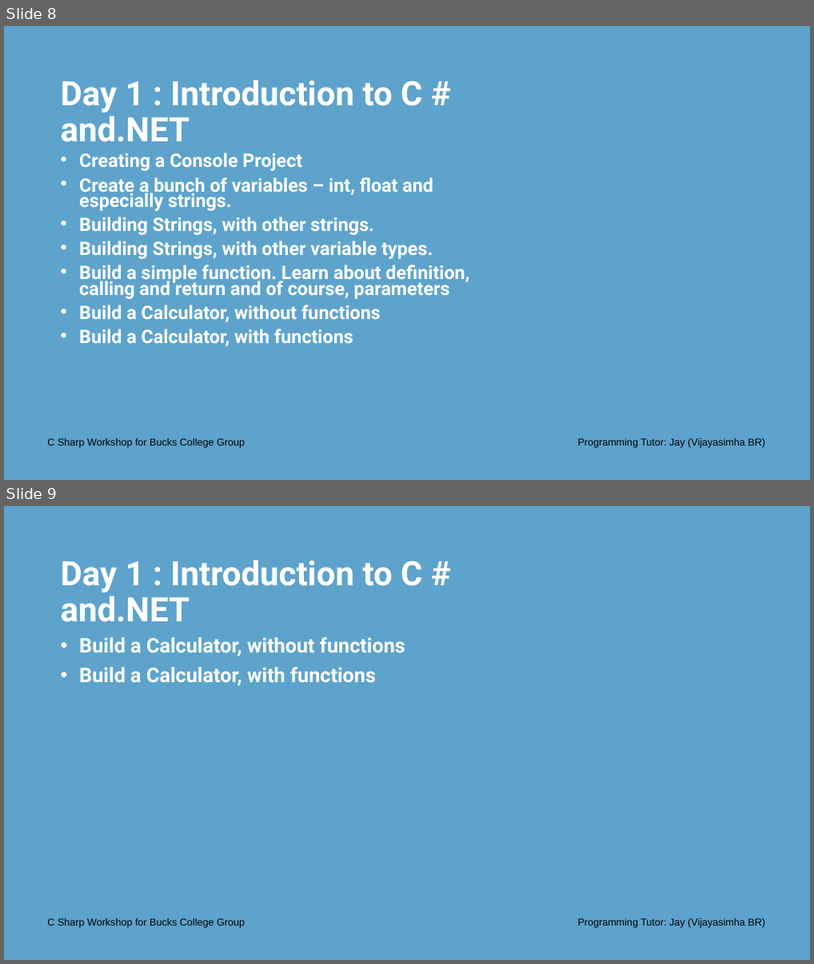
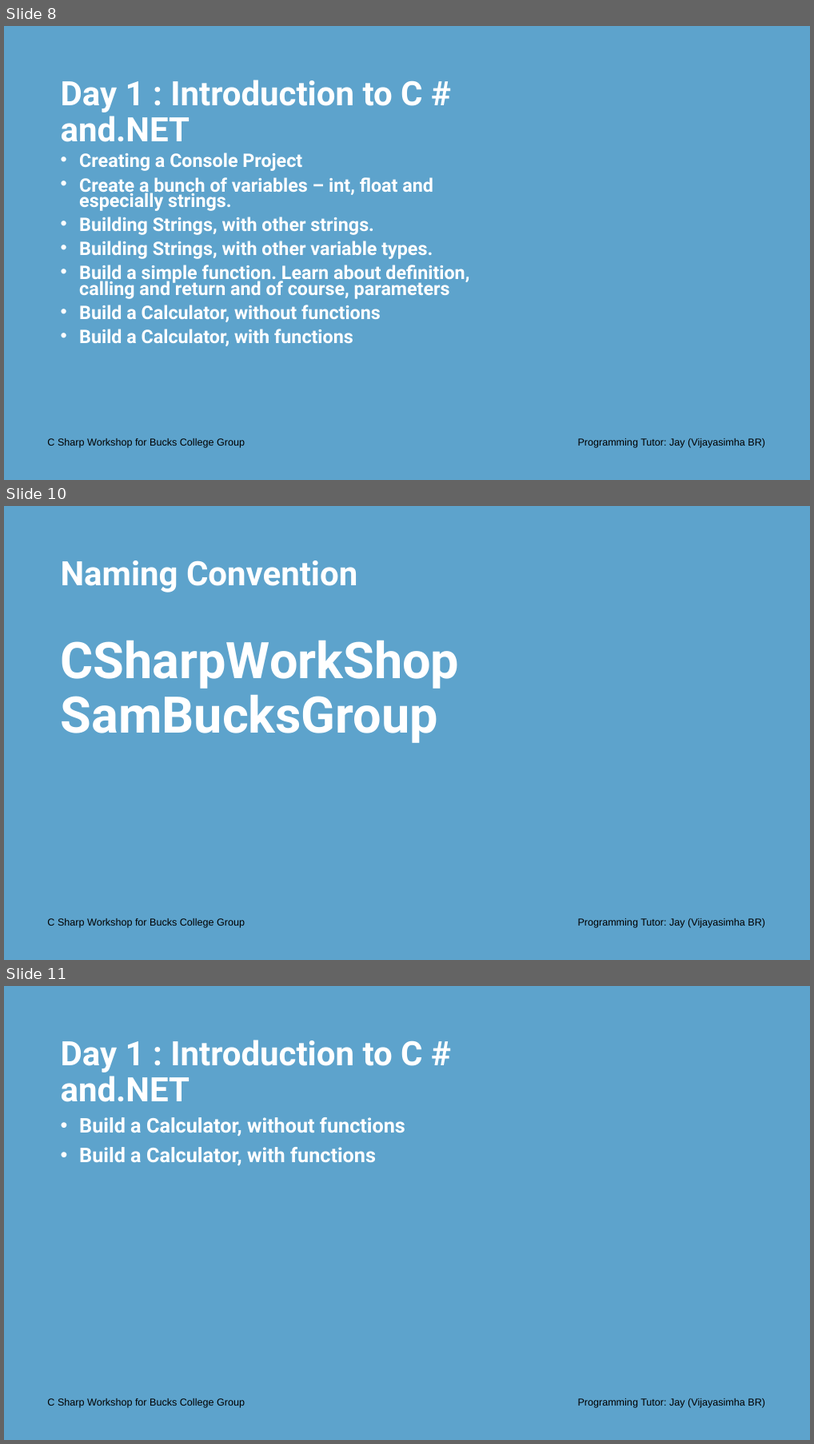
Before and after one commit to Jay-study-nildana/CSharpWorkShopforBucksCollegeGroup, a slide deck: PresentationPPTPDFS/Day 1 - C Sharp Workshop Bucks College Group - Introduction.pptx. Shown one above the other, each under a label of ours: slides 8 and 9 before the commit, slides 8, 10 and 11 after it; the slides between them are not shown. The pictures are 814x964 and 814x1444 pixels, drawn with LibreOffice and Linux fonts; fonts in the diff are those of the drawing; background and template pictures are left out. Boxes give left, top, right and bottom in pixels: in the first picture for what was removed or moved away, otherwise in the second. Text is boxed around its words. In the diff, an @@ line names an element or a change of style, - is before the commit and + after.

```diff
--- a/PresentationPPTPDFS/Day 1 - C Sharp Workshop Bucks College Group - Introduction.pptx
+++ b/PresentationPPTPDFS/Day 1 - C Sharp Workshop Bucks College Group - Introduction.pptx
@@ slide 10 added at (4, 506, 810, 960), background #5DA3CC @@
@@ title added at (61, 560, 358, 592), 40 pt, text #FFFFFF, bold @@
+Naming Convention
@@ text added at (54, 632, 482, 848), 60 pt, text #FFFFFF, bold @@
+CSharpWorkShopSamBucksGroup
@@ text added at (47, 918, 245, 928), 12 pt, text #000000 @@
+C Sharp Workshop for Bucks College Group
@@ text added at (578, 918, 766, 928), 12 pt, text #000000 @@
+Programming Tutor: Jay (Vijayasimha BR)
@@ what was slide 9 is now slide 11 @@
```
Also in this commit, not shown: 1 other slide added.
